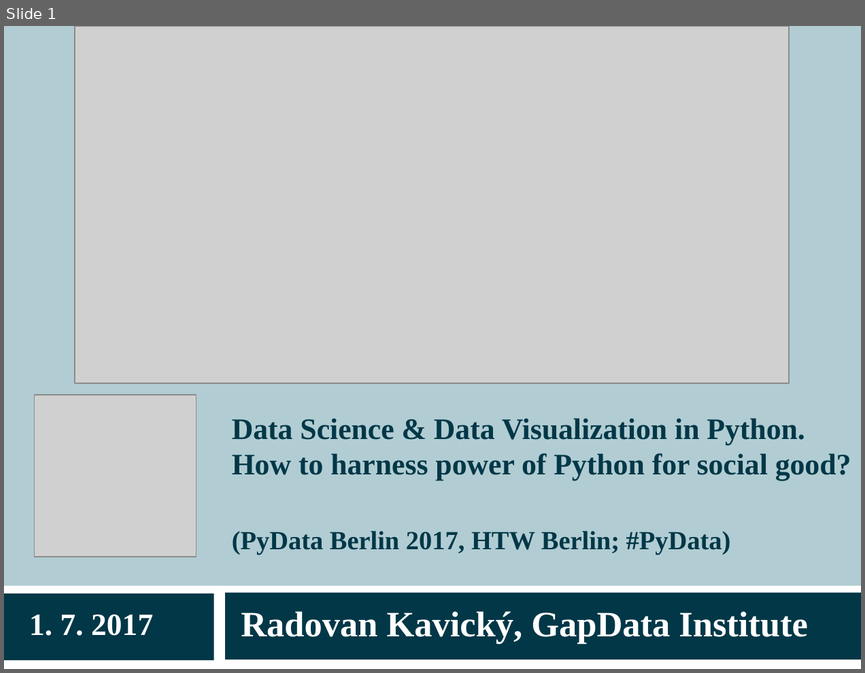
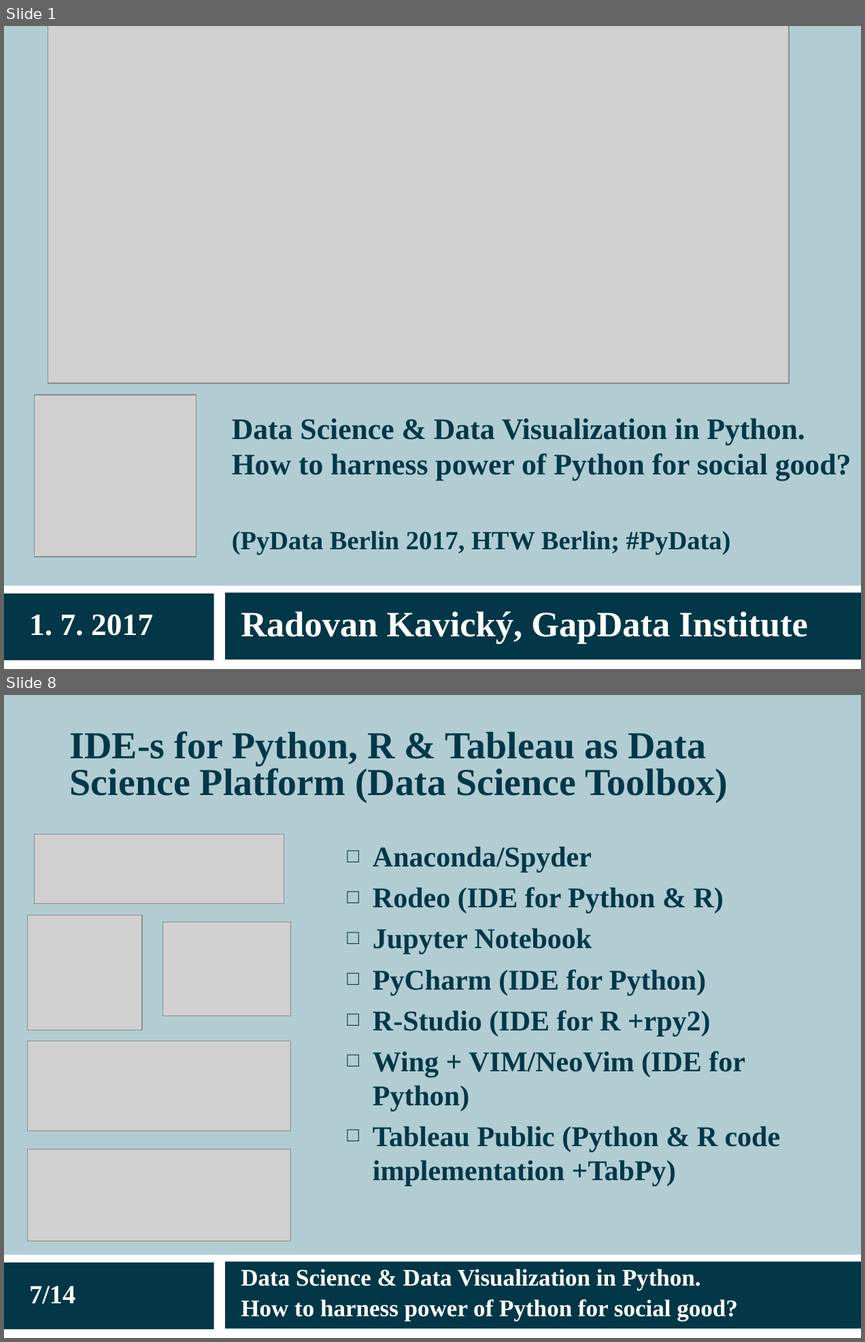
Before and after one commit to radovankavicky/PyDataBerlin2017, a slide deck: present/pydata2017berlin_datascience_final.ppt. Shown one above the other, each under a label of ours: slide 1 before the commit, slides 1 and 8 after it; the slides between them are not shown. The pictures are 865x673 and 865x1342 pixels, drawn with LibreOffice and Linux fonts; fonts in the diff are those of the drawing; grey boxes stand for pictures. Boxes give left, top, right and bottom in pixels: in the first picture for what was removed or moved away, otherwise in the second. Text is boxed around its words. In the diff, an @@ line names an element or a change of style, - is before the commit and + after.

```diff
--- a/present/pydata2017berlin_datascience_final.ppt
+++ b/present/pydata2017berlin_datascience_final.ppt
@@ slide 8 added at [4, 695, 861, 1338], background #B1CDD3; not listed: 3 template elements that a slide beside it also shows @@
@@ title added at [70, 731, 728, 802], 32 pt, text #023747, bold @@
+IDE-s for Python, R & Tableau as Data Science Platform (Data Science Toolbox)
@@ picture added at [34, 834, 283, 903] @@
@@ text added at [373, 847, 781, 1186], 24 pt, text #023747, bold @@
+  □ Anaconda/Spyder
+  □ Rodeo (IDE for Python & R)
+  □ Jupyter Notebook
+  □ PyCharm (IDE for Python)
+  □ R-Studio (IDE for R +rpy2)
+  □ Wing + VIM/NeoVim (IDE for Python)
+  □ Tableau Public (Python & R code implementation +TabPy)
@@ picture added at [27, 915, 142, 1030] @@
@@ picture added at [162, 922, 290, 1016] @@
@@ picture added at [27, 1041, 290, 1130] @@
@@ picture added at [27, 1149, 290, 1241] @@
@@ text added at [29, 1285, 75, 1304], 22 pt, text #FFFFFF, bold @@
+7/14
@@ text added at [241, 1268, 738, 1321], 20 pt, text #FFFFFF, bold @@
+Data Science & Data Visualization in Python.
+How to harness power of Python for social good?
@@ slide 1 changed as well @@
@@ picture: place and size @@
-picture at [75, 26, 789, 383]
+picture at [48, 26, 789, 382]
```
Also in this commit, not shown: 3 other slides changed, 13 other slides added, 7 slides removed, 2 other files.
